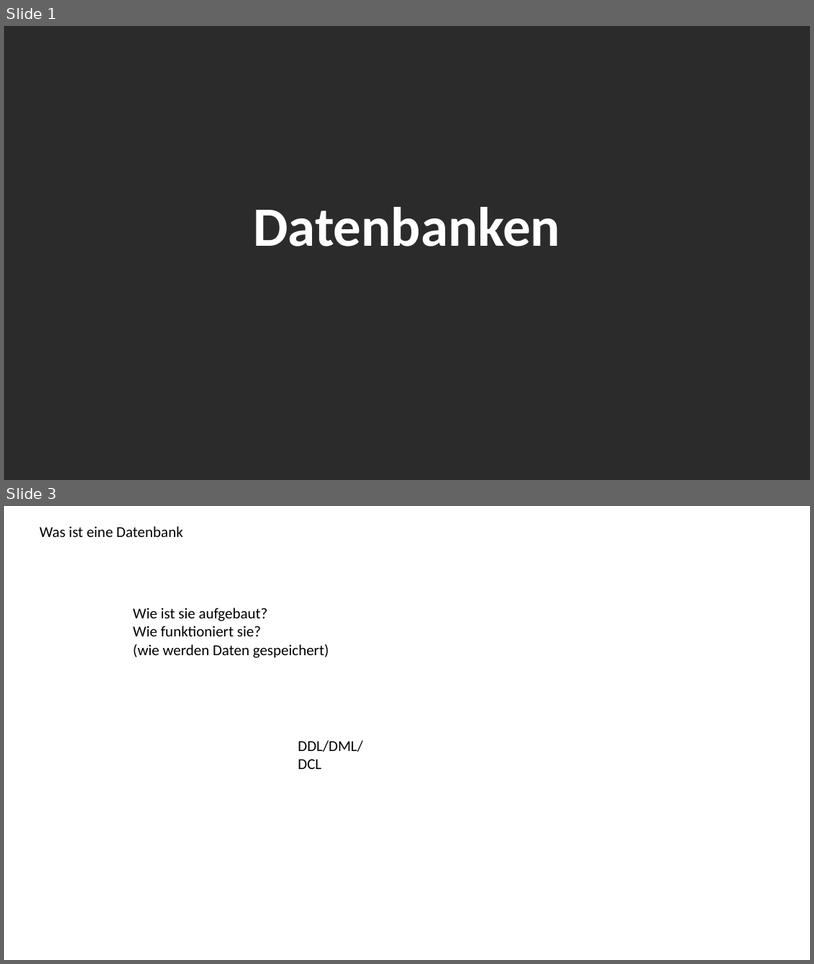
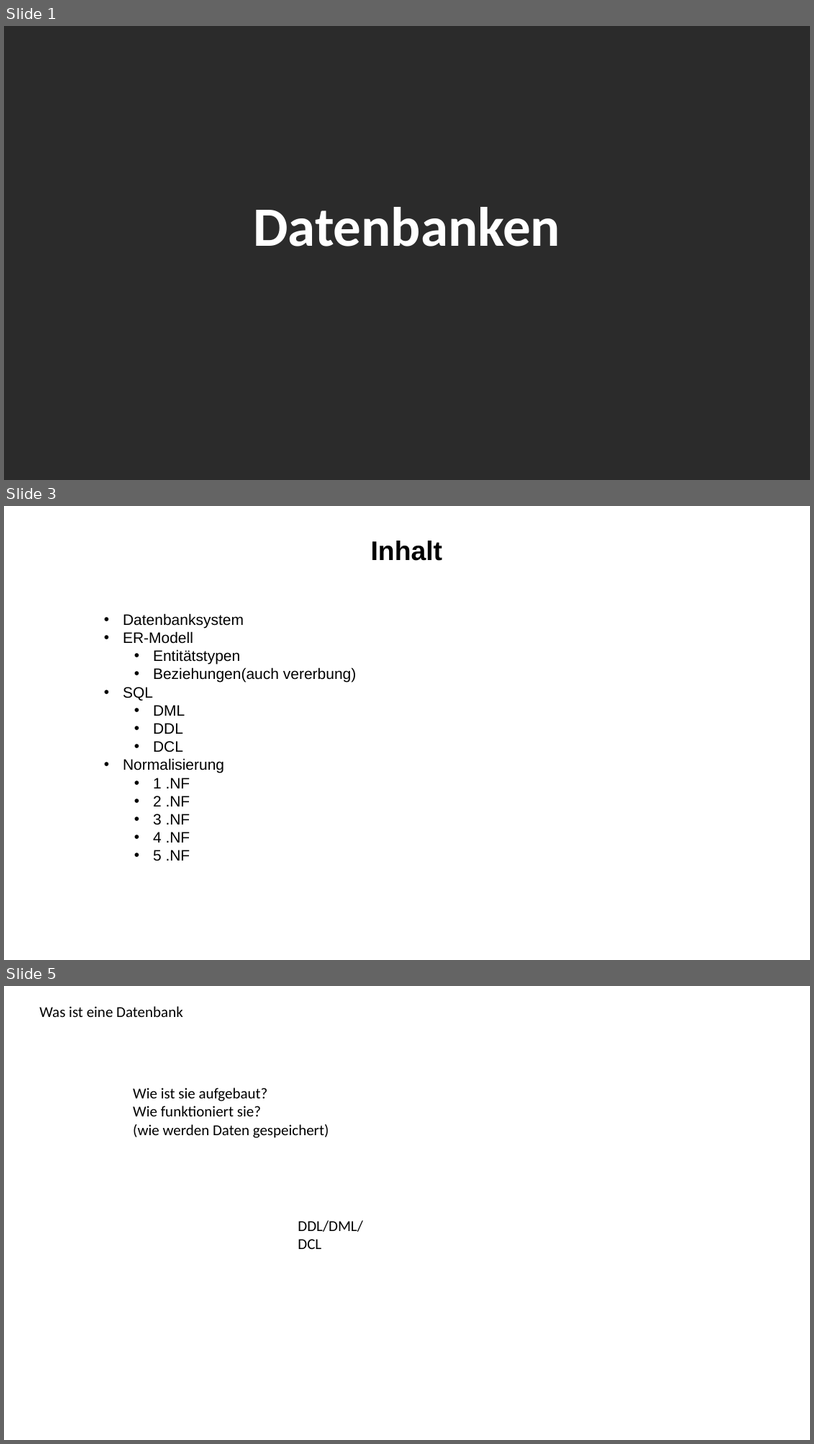
Before and after one commit to jeder49/ABI_Info, a slide deck: Q2/Datenbanken.pptx. Shown one above the other, each under a label of ours: slides 1 and 3 before the commit, slides 1, 3 and 5 after it; the slides between them are not shown. The pictures are 814x964 and 814x1444 pixels, drawn with LibreOffice and Linux fonts; fonts in the diff are those of the drawing; background and template pictures are left out; a plain dark background stands for a picture behind light text. Boxes give left, top, right and bottom in pixels: in the first picture for what was removed or moved away, otherwise in the second. Text is boxed around its words. In the diff, an @@ line names an element or a change of style, - is before the commit and + after.

```diff
--- a/Q2/Datenbanken.pptx
+++ b/Q2/Datenbanken.pptx
@@ slide 3 added at bbox=[4, 506, 810, 960], background #FFFFFF @@
@@ text added at bbox=[371, 541, 442, 561], 32 pt, text #000000, bold @@
+Inhalt
@@ text added at bbox=[123, 613, 356, 861], 18 pt, text #000000 @@
+• Datenbanksystem
+• ER-Modell
+  • Entitätstypen
+  • Beziehungen(auch vererbung)
+• SQL
+  • DML
+  • DDL
+  • DCL
+• Normalisierung
+  • 1 .NF
+  • 2 .NF
+  • 3 .NF
+  • 4 .NF
+  • 5 .NF
@@ what was slide 3 is now slide 5 @@
```
Also in this commit, not shown: 1 slide changed, 1 other slide added, 4 other files.
